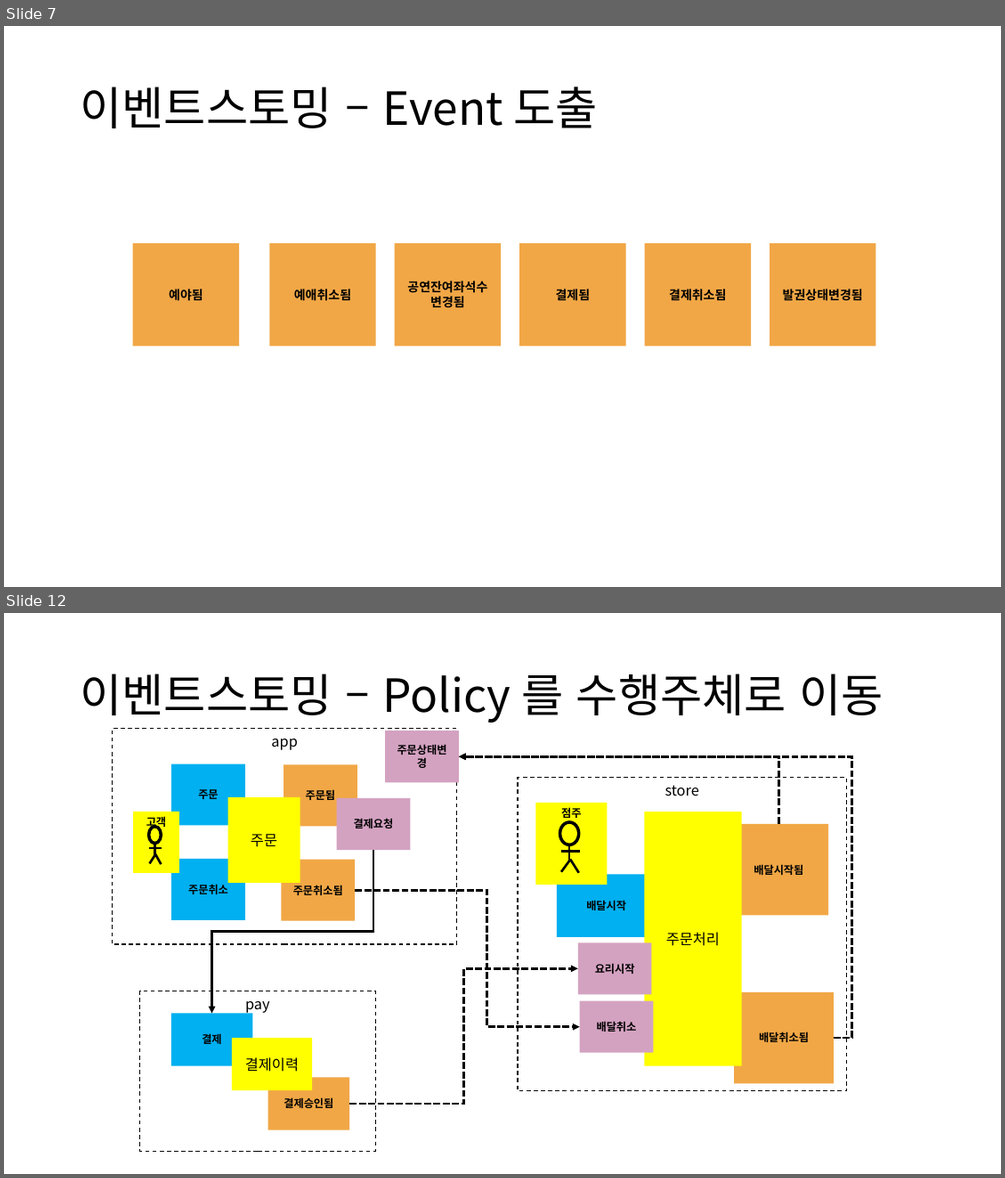
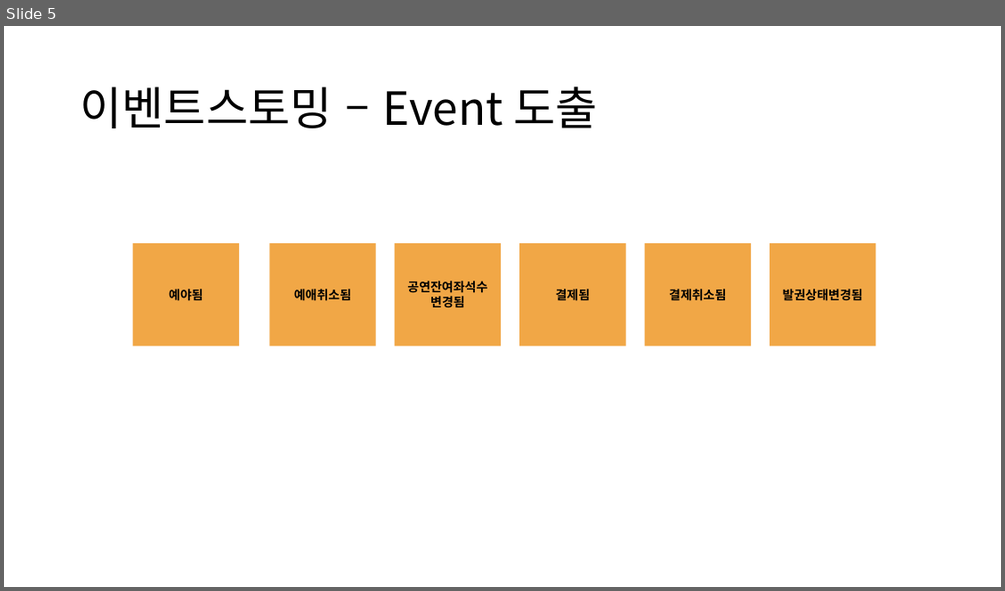
Before and after one commit to rudal13/teamBooking, a slide deck: 실무테스트 sheet.pptx. Shown one above the other, each under a label of ours: slides 7 and 12 before the commit, slide 5 after it; the slides between them are not shown. The pictures are 1005x1178 and 1005x591 pixels, drawn with LibreOffice and Linux fonts; fonts in the diff are those of the drawing. Boxes give left, top, right and bottom in pixels: in the first picture for what was removed or moved away, otherwise in the second. Text is boxed around its words. In the diff, an @@ line names an element or a change of style, - is before the commit and + after.

```diff
--- a/실무테스트 sheet.pptx
+++ b/실무테스트 sheet.pptx
@@ slide 12 removed at [4,613,1001,1174], background #FFFFFF @@
@@ title removed at [80,674,882,722] @@
-이벤트스토밍 – Policy 를 수행주체로 이동
@@ rectangle removed at [113,729,457,944] @@
-app
@@ rectangle removed at [386,730,460,782] @@
-주문상태변경
@@ rectangle removed at [171,764,245,826] @@
-주문
@@ rectangle removed at [283,765,357,826] @@
-주문됨
@@ elbow arrow removed from (778, 824) to (459, 756) @@
@@ elbow arrow removed from (833, 1038) to (459, 756) @@
@@ rectangle removed at [227,797,300,882] @@
-주문
@@ rectangle removed at [337,798,411,850] @@
-결제요청
@@ group removed at [518,778,847,1091]: 6 rectangles, 4 lines, 1 ellipse @@
-배달시작됨
-배달취소됨
-배달시작
-점주
-주문처리
-store
@@ elbow arrow removed from (373, 850) to (212, 1013) @@
@@ group removed at [133,811,179,873]: 4 lines, 1 rectangle, 1 ellipse @@
-고객
@@ rectangle removed at [171,859,245,919] @@
-주문취소
@@ rectangle removed at [282,859,356,920] @@
-주문취소됨
@@ elbow arrow removed from (355, 891) to (580, 1027) @@
@@ rectangle removed at [578,943,652,995] @@
-요리시작
@@ elbow arrow removed from (349, 1103) to (578, 968) @@
@@ group removed at [140,990,376,1151]: 4 rectangles @@
-결제승인됨
-결제
-결제이력
-pay
@@ rectangle removed at [580,1001,654,1053] @@
-배달취소
@@ what was slide 7 is now slide 5 @@
```
Also in this commit, not shown: 7 slides changed, 7 slides added, 15 other slides removed.
